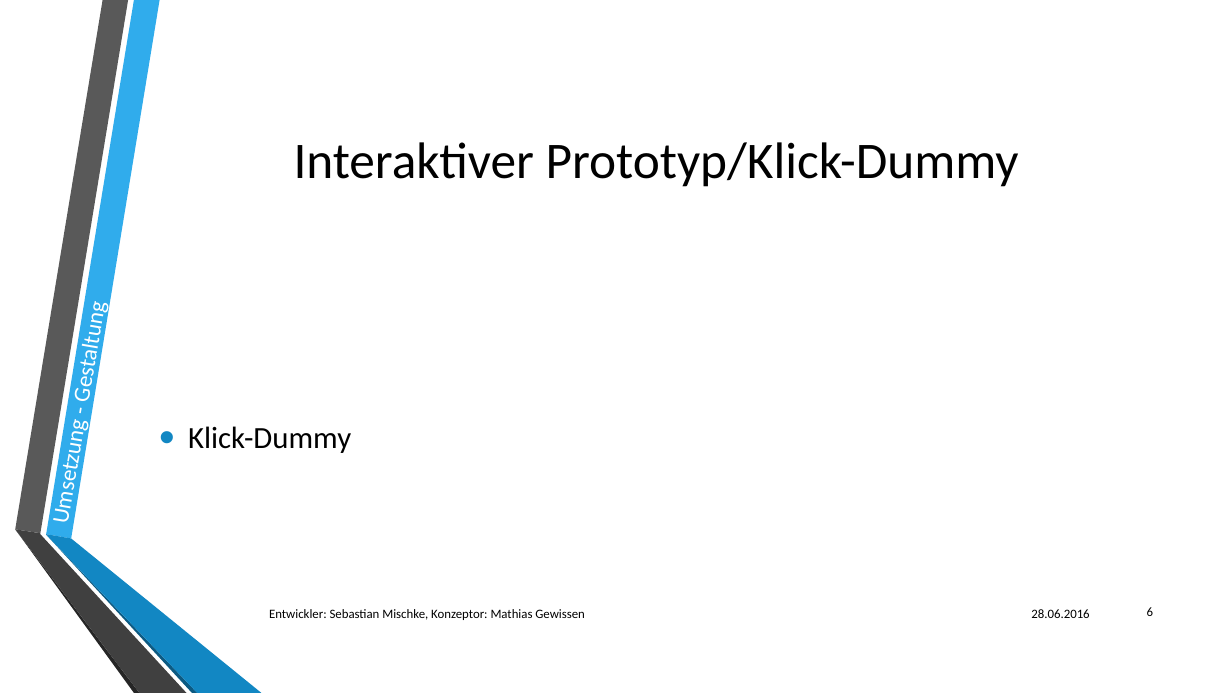
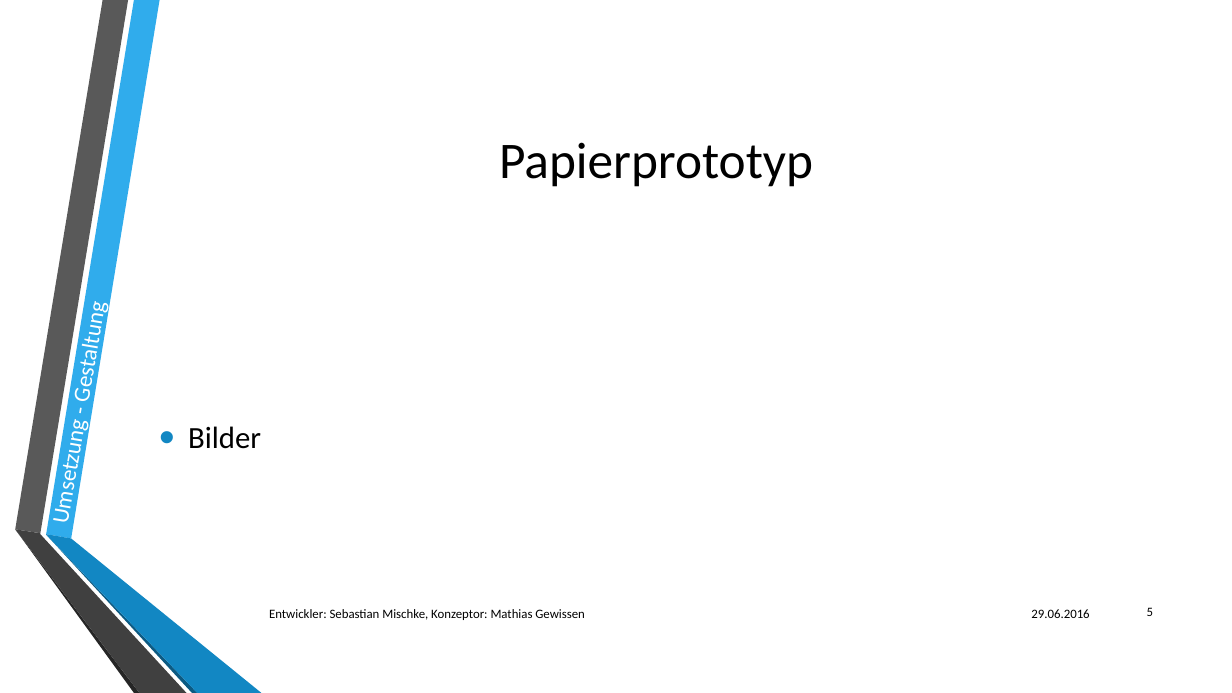
Before and after one commit to Saritus/UFC, a slide deck: slide 5 of Ultrastar-File-Creator.pptx (slide 6 before the commit). Drawn at 1232x693 pixels with LibreOffice and Linux fonts; fonts in the diff are those of the drawing; background and template pictures are left out. Boxes give left, top, right and bottom in pixels: in the first picture for what was removed or moved away, otherwise in the second. Text is boxed around its words. In the diff, an @@ line names an element or a change of style, - is before the commit and + after.

```diff
--- a/Ultrastar-File-Creator.pptx
+++ b/Ultrastar-File-Creator.pptx
@@ title at (499, 142, 813, 187): text changed @@
-Interaktiver Prototyp/Klick-Dummy
+Papierprototyp
@@ text at (188, 426, 261, 449): text changed @@
-• Klick-Dummy
+• Bilder
@@ text at (1031, 609, 1089, 618): text changed @@
-28.06.2016
+29.06.2016
@@ page number at (1147, 607, 1153, 616): text changed @@
-6
+5
```
Also in this commit, not shown: 12 other slides changed.
